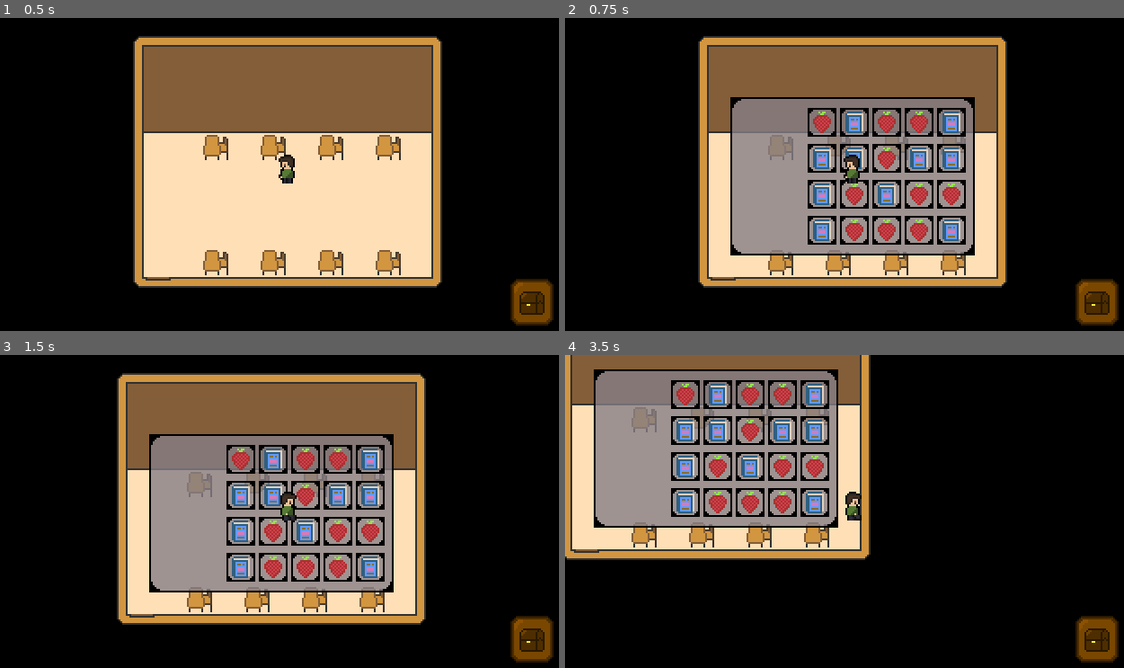
Above: before the commit, frames 1-4 (two rows, left to right).
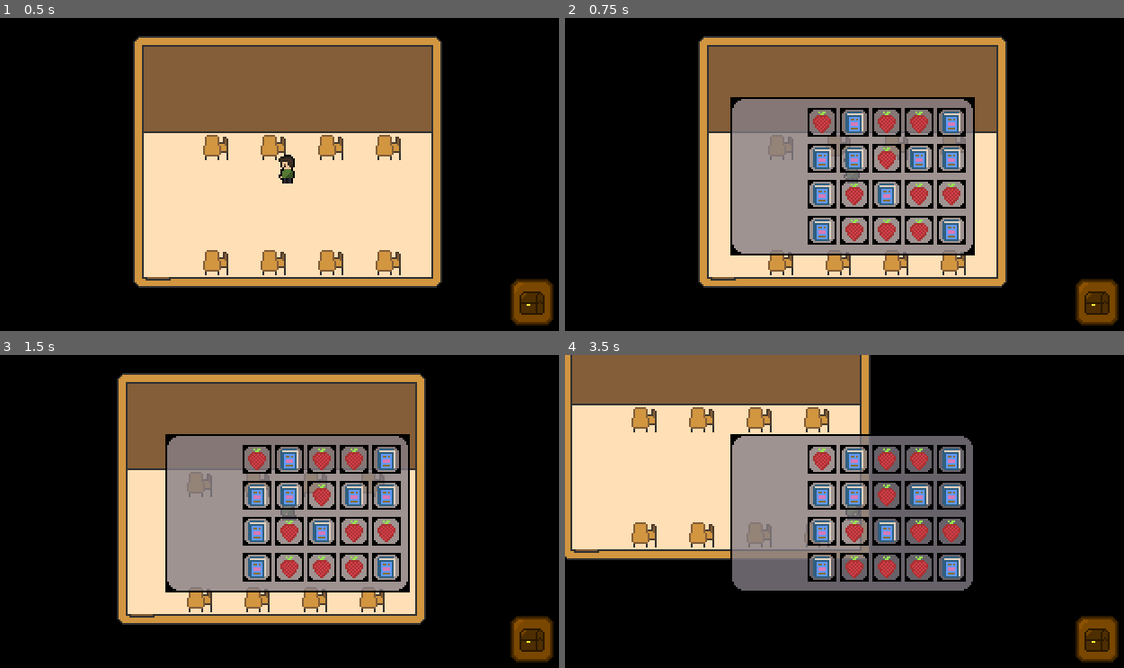
Above: after the commit, the same moments.

Repository: c10coding/rgwcaa
Game: Godot game, scene res://scenes/Game.tscn
Two runs of this game, one before a commit and one after it. Both use one fixed random seed, a clock stepped at 60 frames per second and the inputs below.
Inputs (mouse positions are in pixels of both pictures, inside the frame that each line leads up to):
- Up to frame 1 (0.5 s): no input
- Up to frame 2 (0.75 s): click (1096, 302) at 0.5 s
- Up to frame 3 (1.5 s): tap Enter at 1.25 s; hold D (move_right) from 1.28 s (still down)
- Up to frame 4 (3.5 s): release D (move_right) at 2.03 s; hold S (move_down) 2.03-2.78 s; hold D (move_right) from 2.78 s (still down)

Frame 1 is identical in both runs. In frame 2, 0.2% of the frame differs, in the area x 49-53%, y 43-53%; in frame 3, 12%; in frame 4, 33%, in the area x 5-73%, y 4-76%.

Commit message:
Inventory comes up and fade goes over inventory

Diff:
--- a/scenes/Game.gd
+++ b/scenes/Game.gd
@@ -1,4 +1,6 @@
 extends Node2D
+
+var fade = preload("res://scenes/Fade.tscn")
 
 const SCENE_PATH = "res://scenes/%s.tscn"
 
@@ -16,13 +18,13 @@
 	call_deferred("init")
 
 func scene_change(scene, coords):
+	add_child(fade.instance())
 	$Fade/AnimationPlayer.play("Fade")
 	yield($Fade/AnimationPlayer, "animation_finished")
 	load_scene(scene)
 	$Fade/AnimationPlayer.play_backwards("Fade")
 	$Player.position = coords
 
-
 func _on_Button_button_up():
 	print("Hello")
 	pass # Replace with function body.
--- a/scenes/Game.tscn
+++ b/scenes/Game.tscn
@@ -1,7 +1,6 @@
-[gd_scene load_steps=6 format=2]
+[gd_scene load_steps=5 format=2]
 
 [ext_resource path="res://entities/player/Player.tscn" type="PackedScene" id=1]
-[ext_resource path="res://scenes/Fade.tscn" type="PackedScene" id=2]
 [ext_resource path="res://scenes/SignalListener.gd" type="Script" id=3]
 [ext_resource path="res://scenes/Game.gd" type="Script" id=4]
 [ext_resource path="res://assets/ui/inventory_button.png" type="Texture" id=5]
@@ -13,8 +12,6 @@
 script = ExtResource( 3 )
 
 [node name="Player" parent="." instance=ExtResource( 1 )]
-
-[node name="Fade" parent="." instance=ExtResource( 2 )]
 
 [node name="CanvasLayer" type="CanvasLayer" parent="."]
 
--- a/scenes/SignalListener.gd
+++ b/scenes/SignalListener.gd
@@ -7,5 +7,6 @@
 	pass # Replace with function body.
 
 func _on_InventoryButton_button_up():
-	var game_node = $".."
-	game_node.add_child(inventory.instance())
+	var canvas_layer = $"../CanvasLayer"
+	print(canvas_layer.name)
+	canvas_layer.add_child(inventory.instance())
